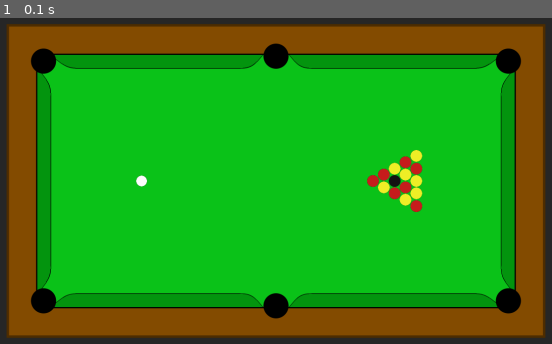
Above: before the commit, frame 1.
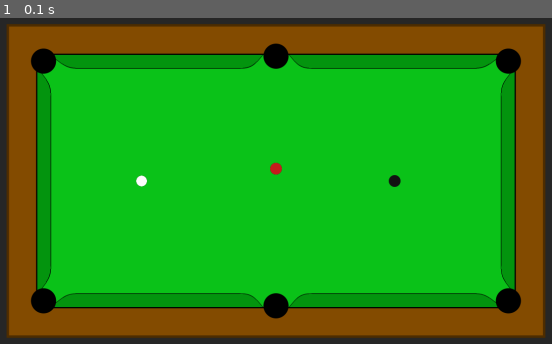
Above: after the commit, the same moment.

Repository: AdamJ-3141/Dissertation
Game: pygame game, started from pool_simulation/main.py
The game is run twice, just before and just after one commit, with the same random seed, the same clock (stepped at 60 frames per second) and the same inputs.
Inputs:
- Up to frame 1 (0.1 s): no input

The runs differ from the first frame. In frame 1, 1.0% of the frame differs, in the area x 48-77%, y 40-60%.

Commit message:
Added validation for reset_to_break

Diff:
--- a/pool_simulation/main.py
+++ b/pool_simulation/main.py
@@ -6,7 +6,7 @@
 
 def main():
     sim = Simulation(
-        n_balls=15,
+        n_balls=2,
         table_width=TABLE_WIDTH,
         table_height=TABLE_HEIGHT,
         cb_radius=CUE_BALL_RADIUS,
@@ -14,7 +14,13 @@
         ob_radius=OBJECT_BALL_RADIUS,
         ob_mass=OBJECT_BALL_MASS)
 
-    sim.reset_to_break()
+    sim.reset(
+        np.array([
+            [BLACK_SPOT_X, 0],
+            [0, 0.05]
+        ]),
+        np.array([-0.547, 0]),
+        np.array([2, 0]), )
     renderer = Renderer(sim)
 
     running = True
--- a/pool_simulation/physics/engine.py
+++ b/pool_simulation/physics/engine.py
@@ -60,6 +60,10 @@
         Resets the table to break position
         :return:
         """
+        try:
+            assert self.n_balls == 15
+        except AssertionError:
+            raise AttributeError("Number of balls must be 15 to reset to break.")
         self.reset(
             np.array([
                 [BLACK_SPOT_X - 2*SQRT_3_INCHES, 0],
